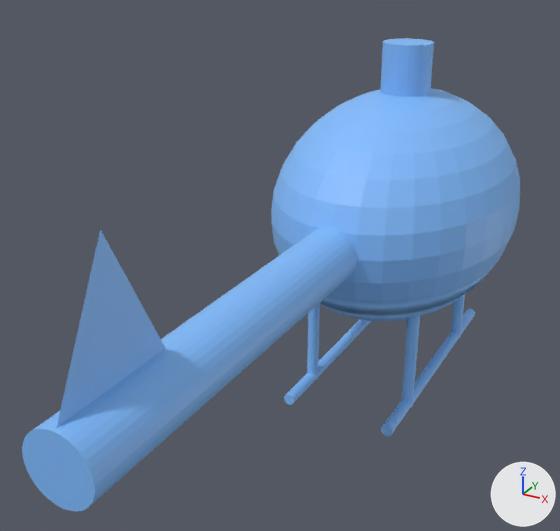
Before and after pictures for a commit that changed the OBJ model res/models/Helicopter.obj.
Before and after are seen from a 50 mm lens placed at (2.2, -6.15, 2.21), pointed at (-0.32, -1.56, -0.09). The lights are fixed; the arrows at lower right show +X, +Y and +Z. Where no turn or scale is listed for an object, it has been applied to the vertices.
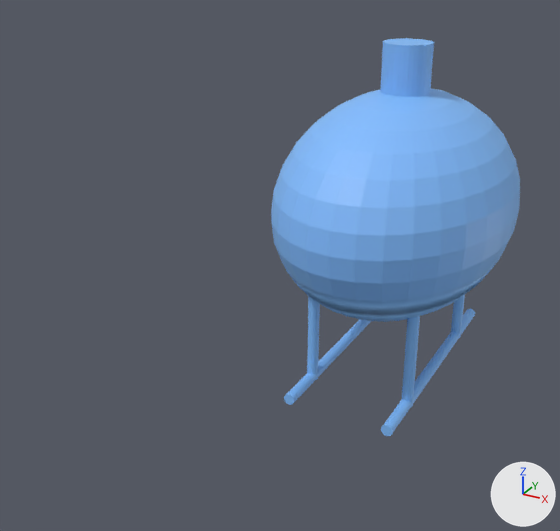
Pixel boxes (x1, y1, x2, y2) of what changed, in the pictures (560 x 531 px):
'Cylinder.007', deleted (blue): before (22, 227, 357, 512)
'Plane', deleted (blue): before (56, 229, 165, 428)

The change, as a list of edits to the scene's bpy script:
```text
Remove ob_cylinder_007:
    ob_cylinder_007 = bpy.data.objects.new('Cylinder.007', me_cylinder_007)
    ob_cylinder_007.location = (0.0, 0.0, 0.0)
Remove ob_plane:
    ob_plane = bpy.data.objects.new('Plane', me_plane)
    ob_plane.location = (0.0, 0.0, 0.0)
```
